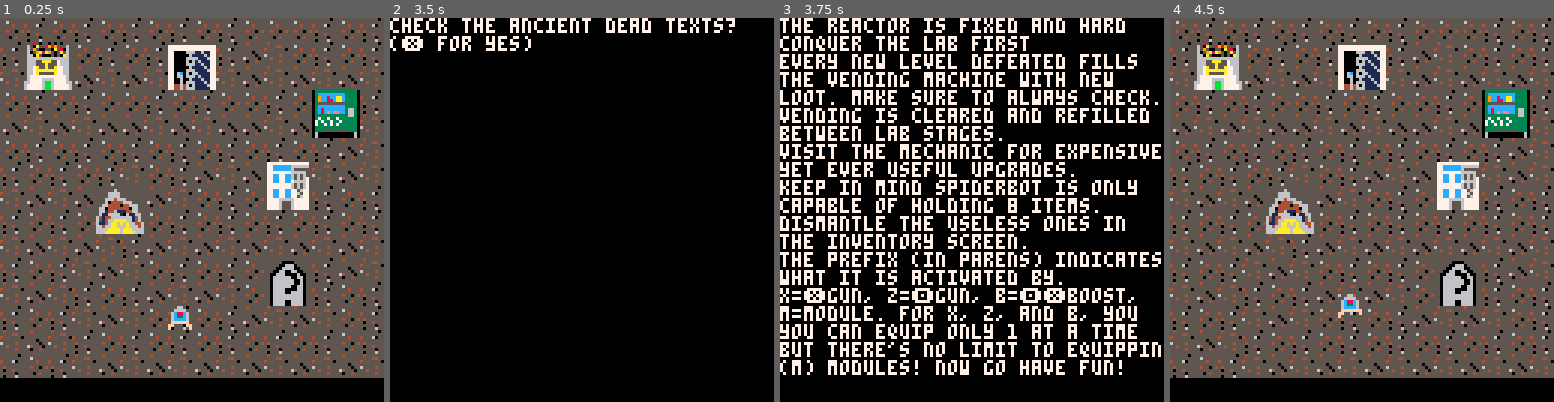
Above: before the commit, frames 1-4 (left to right).
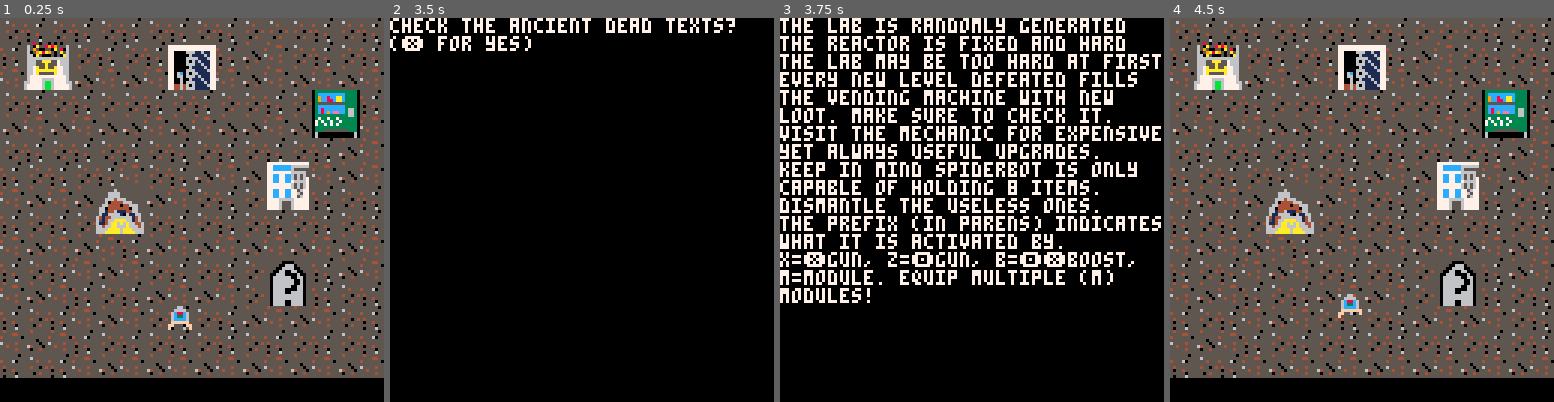
Above: after the commit, the same moments.

Repository: ash2q/escape_this
Game: PICO-8 cartridge escape_this.p8
The game is run twice, just before and just after one commit, with the same random seed, the same clock (stepped at 60 frames per second) and the same inputs.
Inputs:
- Up to frame 1 (0.25 s): no input
- Up to frame 2 (3.5 s): tap X (X key) at 0.33, 0.7, 1.43, 2.58, 3.1 s; tap O (Z key) at 1.07, 1.8, 2.43, 3.07 s; hold Right 2.33-3.33 s; hold Right from 3.38 s (still down)
- Up to frame 3 (3.75 s): keep holding Right; tap X (X key) at 3.62 s; tap O (Z key) at 3.7 s
- Up to frame 4 (4.5 s): tap X (X key) at 4.13 s; release Right at 4.22 s; hold Up from 4.27 s (still down); tap O (Z key) at 4.33 s

Frames 1-2 are identical in both runs. In frame 3, 25% of the frame differs, in the area x 0-100%, y 0-93%; in frame 4, nothing differs.

Commit message:
Add texas gun, add various sfx, make vending random per lab stage

Diff:
--- a/escape_this.p8
+++ b/escape_this.p8
@@ -25,6 +25,13 @@
 		end
 	end
 	return false
+end
+function sh_copy(t)
+	c={}
+	for k,v in pairs(t) do
+		c[k]=v
+	end
+	return c
 end
 
 item_type={
@@ -43,13 +50,13 @@
 blink_spec={}
 
 common_chip_range=
-		{5,20}
+		{2,10}
 uncommon_chip_range=
+		{4,15}
+rare_chip_range=
 		{10,30}
-rare_chip_range=
-		{25,80}
 exotic_chip_range=
-		{50,120}
+		{40,80}
 --note: this table is indexed
 --for determining rarity chip
 --rate for dismantling
@@ -173,8 +180,11 @@
 beam_gun={}
 simple_chain_gun={}
 double_chain_gun={}
+texas_chain_gun={}
 x_gun={}
 z_gun={}
+
+
 
 function init_guns()
 	beam_gun={
@@ -211,7 +221,28 @@
 		base_cost=40,
 		rarity=1
 	}
-	double_chain_gun={
+	texas_chain_gun={
+		lbl=60,
+		charge=0,
+		--each projectile increases
+		--sb_heat by this amount
+		heat_rate=30.0,
+		cool_rate=1.0,
+		dmg=20,
+		rate=10,
+		shoot=shoot_big_chain,
+		shoot_heated=shoot_big_heated_chain,
+		name="(x) texas chain gun",
+		desc=
+"a ridiculously large caliber\n"..
+"gun. slow fire rate, big damage.\n",
+		stype=item_type.x_gun,
+		pickup=nop,
+		drop=nop,
+		base_cost=20,
+		rarity=2
+	}
+		double_chain_gun={
 		lbl=53,
 		charge=0,
 		--each projectile increases
@@ -348,12 +379,14 @@
 	init_locations()
 	init_shops()
 	init_lab()
+	init_loot_pool()
 	sb_health=sb_max_health
 	reset_sb()
 	equip(simple_chain_gun)
 	equip(double_chain_gun)
 	equip(blink_spec)
 	equip(dev_mode_mod)
+	fill_vending()
 	--make it so beginning equip
 	--sfx do not play
 	sfx(-1)
@@ -471,11 +504,12 @@
 		current_mode=game_over_mode
 	end
 	if is_stage_empty() then
+		fill_vending()
 		prompt_msg_fn=function()
 			print("stage "..stage_name..
 			" complete!\n"..
-				"❎ to continue\n"..
-				"🅾️ to return to map")
+"❎ to check loot and continue\n"..
+"🅾️ to return to map")
 			end
 		goto_prompt(next_stage,
 			stage_exit)
@@ -513,12 +547,9 @@
 		y=12
 		y=print_pocket(y)
 		color(7)
-		stage="l-"
-		if in_reactor then
-			stage="r-"..reactor_depth
-		end
+		stage=stage_name
 		total_time=end_time-begin_time
-		print("stage: "..
+		print("last stage: "..
 			stage..
 			", time: "..flr(total_time)..
 			"s",0,y)
@@ -815,20 +846,16 @@
 
 	print("x"..extra_lives,105,2,7)
 	draw_boost_hud()
-	rectfill(115,1,126,6,8)
+
 
 	--currency
 	rectfill(60,1,60+20,6,0)
 	spr(54,60,1)
 	print(""..sb_currency,69,2,7)
 
-
-	if in_reactor then
-		print("r-"..reactor_depth,
-				116,2,7)
-	else
-	 --todo when lab
-	end
+	--stage name
+	rectfill(115,1,126,6,0)
+	print(stage_name, 116,2,7)
 end
 
 function draw_gun_hud(offset,gun)
@@ -1235,9 +1262,20 @@
 function draw_bullets()
 	for b in all(bullets) do
 		if b.sprite<0 then
-			pset(b.x,b.y,abs(b.sprite))
+			if b.size==1 then
+				pset(b.x,b.y,abs(b.sprite))
+			else
+				rectfill(
+					b.x,
+					b.y,
+					b.x+b.size,
+					b.y+b.size,
+					abs(b.sprite))
+			end
 		else
-		 --spr(b.x,b.y,b.sprite)
+			--convert to float
+			sz=flr(b.size*8)
+		 spr(b.x,b.y,b.sprite,sz,sz)
 		end
 	end
 end
@@ -1305,7 +1343,17 @@
 	y=sb_y-4
 	dmg=x_gun.spec.dmg
 	blt=blt_straight(x1,y,dmg)
-	blt.speed=1.5
+	blt.speed=2.0
+	add(bullets,blt)
+	sfx(1,-1,0,6)
+end
+function shoot_big_chain()
+	x1=sb_x
+	--undo draw centering
+	y=sb_y-4
+	dmg=x_gun.spec.dmg
+	blt=blt_big_straight(x1,y,dmg)
+	blt.speed=1.2
 	add(bullets,blt)
 	sfx(1,-1,0,6)
 end
@@ -1317,14 +1365,28 @@
 	dmg=x_gun.spec.dmg
 	blt=blt_heated_straight(x1,y,
 		dmg)
-	blt.speed=1.5
+	blt.speed=2.0
 	add(bullets,blt)
+	sfx(1,-1,0,6)
+end
+
+function shoot_big_heated_chain()
+	x1=sb_x
+	--undo draw centering
+	y=sb_y-4
+	dmg=x_gun.spec.dmg
+	blt=blt_big_heated_straight(x1,y,
+		dmg)
+	blt.speed=1.2
+	add(bullets,blt)
+	sfx(1,-1,0,6)
 end
 
 function blt_straight(x,y,dmg)
 	blt={}
 	blt.x=x
 	blt.y=y
+	blt.size=1
 	blt.xend=x
 	blt.yend=0
 	blt.size=1
@@ -1347,6 +1409,18 @@
 	return blt
 end
 
+function blt_big_straight(x,y,dmg)
+	blt=blt_straight(x,y,dmg)
+	blt.size=2
+	return blt
+end
+function blt_big_heated_straight(x,y,dmg)
+	blt=blt_straight(x,y,dmg)
+	blt.sprite=-8
+	blt.size=2
+	return blt
+end
+
 function blt_line(x,y,dmg)
 	--get default
 	blt=blt_straight(x,y,dmg)
@@ -1368,8 +1442,9 @@
 	--defaults to 8x8
 	w=w or 8
 	h=h or 8
-	if not check_col(b.x,b.y,1,1,
-			x2,y2,w,h) then
+	if not check_col(b.x,b.y,
+			b.size,b.size,x2,y2,w,h)
+	 then
 		return false
 	end
 	return true
@@ -1626,9 +1701,11 @@
 
 --the reactor contains fixed
 --stages
+in_stage=false
+loot_pool={}
 
 function init_loot_pool()
-	add_loot(single_chain_gun,
+	add_loot(simple_chain_gun,
 			0.4)
 	add_loot(double_chain_gun,
 			0.2)
@@ -1640,21 +1717,51 @@
 			0.2)
 end
 
+--bias = vending rarity
+--will try to tilt the odds
+--to this rarity level
 function pick_loot(bias)
-
+	pool=loot_pool
+	p={}
+	while #p==0 do
+		p=pick_rnd_loots(bias,pool)
+	end
+	while #p!=1 do
+		tmp=pick_rnd_loots(bias,p)
+		if #tmp!=0 then
+			p=tmp
+		end
+	end
+	return p[1]
+end
+
+function pick_rnd_loots(bias,
+		pool)
+	bias_mul=1.5
+	np={}
+	for l in all(pool) do
+		r=l.r
+		if l.i.rarity==bias then
+			r*=r
+		end
+		if r<rnd() then
+			add(np,l)
+		end
+	end
+	return np
 end
 
 function add_loot(item,rate)
 	l={
-		item=item,
-		rate=rate
+		i=item,
+		r=rate
 	}
 	add(loot_pool,l)
 end
 
 
 
-stage_name=""
+stage_name=nil
 
 lab_stage_gens={}
 function init_lab()
@@ -1674,7 +1782,12 @@
 	add(pool,spawn_wall)
 	add(pool,spawn_wall)
 	add(pool,spawn_flier)
-	gen_stage(0.05,pool,nop)
+	o={
+		rate=0.05,
+		min=2,
+		max=5
+	}
+	gen_stage(o,pool,nop)
 end
 function lab_gen2(d)
 	pool={}
@@ -1683,15 +1796,26 @@
 	add(pool,spawn_wall)
 	add(pool,spawn_wall)
 	add(pool,spawn_flier)
-	gen_stage(0.1,pool,nop)
-end
+	o={
+		rate=0.1,
+		min=5,
+		max=10
+	}
+	gen_stage(o,pool,nop)
+end
+
 function lab_gen_x(d)
 	pool={}
 	add(pool,spawn_spitter)
 	add(pool,spawn_wall)
 	add(pool,spawn_wall)
 	add(pool,spawn_flier)
-	gen_stage(0.3,pool,nop)
+	o={
+		rate=0.3,
+		min=15,
+		max=30
+	}
+	gen_stage(o,pool,nop)
 end
 
 lab_depth=1
@@ -1699,6 +1823,7 @@
 function enter_lab()
 	stage_name="l-"..lab_depth
 	in_lab=true
+	in_stage=true
 	reset_sb()
 	current_mode=stage_mode
 	gen=nil
@@ -1717,24 +1842,43 @@
 --rate=rnd % for enemy spawn
 --pool=pool of enemies
 --en_mod=enemy mod function
-function gen_stage(rate,
+function gen_stage(opt,
 		pool,en_mod)
 	--we make a grid of an odd
 	--number so that there is more
 	--room for collision detect
 	--errors
-	for x=1,14 do
-		for y=2,7 do
-			if rate>rnd() then
-				--spawn enemy
-				i=flr(rnd(#pool))
-				i+=1 --1-based offsetting
-				spawn=pool[i]
-				e=spawn(x*9,y*9)
-				en_mod(e)
+	while true do
+		enemies={}
+		for x=1,14 do
+			for y=2,7 do
+				if opt.rate>rnd() then
+					--spawn enemy
+					i=flr(rnd(#pool))
+					i+=1 --1-based offsetting
+					spawn=pool[i]
+					e=spawn(x*9,y*9)
+					en_mod(e)
+				end
 			end
 		end
-	end
+		--check min and max
+		 c=e_count_no_walls()
+		 --printh(c)
+		 if c<=opt.max and
+		 		c>=opt.min then
+		 	return
+		 end
+	end
+end
+function e_count_no_walls()
+	c=0
+	for e in all(enemies) do
+		if e.spec!=e_spec_wall then
+			c+=1
+		end
+	end
+	return c
 end
 
 function gen_rnd_walls()
@@ -1763,6 +1907,7 @@
 
 function enter_reactor()
 	in_reactor=true
+	in_stage=true
 	stage_name="r-"..reactor_depth
 	reset_sb()
 	current_mode=stage_mode
@@ -1841,25 +1986,20 @@
 	prompt_msg=
 "the lab is randomly generated\n"..
 "the reactor is fixed and hard\n"..
-"conquer the lab first\n"..
+"the lab may be too hard at first.\n"..
 "every new level defeated fills\n"..
 "the vending machine with new\n"..
-"loot. make sure to always check.\n"..
-"vending is cleared and refilled\n"..
-"between lab stages.\n"..
+"loot. make sure to check it.\n"..
 "visit the mechanic for expensive\n"..
-"yet ever useful upgrades.\n"..
+"yet always useful upgrades.\n"..
 "keep in mind spiderbot is only\n"..
 "capable of holding 8 items.\n"..
-"dismantle the useless ones in\n"..
-"the inventory screen.\n"..
+"dismantle the useless ones.\n"..
 "the prefix (in parens) indicates\n"..
 "what it is activated by.\n"..
 "x=❎gun, z=🅾️gun, b=🅾️❎boost,\n"..
-"m=module. for x, z, and b, you \n"..
-"you can equip only 1 at a time\n"..
-"but there's no limit to equipping\n"..
-"(m) modules! now go have fun!"
+"m=module. equip multiple (m) \n"..
+"modules!"
 	prompt_msg_fn=function()
 		print(prompt_msg)
 	end
@@ -1950,20 +2090,27 @@
 
 
 function next_stage()
+	in_prompt=false
 	if in_reactor then
+	--later add fixed loot system
 		reactor_depth+=1
 		reset_stage()
 		enter_reactor()
 	else
 		lab_depth+=1
-		enter_lab()
+		human_reset=false
+		in_stage=true
+		enter_vending()
 	end
 end
 function stage_exit()
+	in_stage=false
 	if in_reactor then
+		in_reactor=false
 		reactor_depth+=1
 		back_to_map()
 	else
+		in_lab=false
 		lab_depth+=1
 		back_to_map()
 	end
@@ -1975,7 +2122,8 @@
 function init_shops()
 	mechanic_pocket={
 		radiator_mod,
-		simple_chain_gun
+		simple_chain_gun,
+		texas_chain_gun
 	}
 
 end
@@ -1987,18 +2135,32 @@
 "now with 50% more randomness"
 	shop_pocket=vending_pocket
 	in_prompt=false
+	shop_cost_mul=0.2
+	shop_line=1
 	current_mode=shop_mode
 end
 
 
 
 function fill_vending()
+	vending_pocket={}
 	if lab_depth==1 then
-
+		l=pick_loot(0)
+		add(vending_pocket,l.i)
 	elseif lab_depth<=5 then
-
+		l1=pick_loot(0)
+		l2=pick_loot(1)
+		add(vending_pocket,l1.i)
+		add(vending_pocket,l2.i)
 	else
-
+		l1=pick_loot(0)
+		l2=pick_loot(1)
+		l3=pick_loot(2)
+		l4=pick_loot(2)
+		add(vending_pocket,l1.i)
+		add(vending_pocket,l2.i)
+		add(vending_pocket,l3.i)
+		add(vending_pocket,l4.i)
 	end
 end
 
@@ -2009,6 +2171,8 @@
 "the mechanic bot watches you"
 	shop_pocket=mechanic_pocket
 	in_prompt=false
+	shop_cost_mul=1.0
+	shop_line=1
 	current_mode=shop_mode
 end
 
@@ -2043,6 +2207,7 @@
 	y=24
 	lines={}
 	for g in all(shop_pocket) do
+		assert(g != nil)
 		c=7
 		add(lines,{
 			y=y,
@@ -2059,6 +2224,7 @@
 		y+=10
 	end
 	rect(0,103,127,127,7)
+	printh(shop_line)
 	item=lines[shop_line].i
 	print(item.desc,2,105,7)
 	shop_navigate(lines)
@@ -2067,7 +2233,7 @@
 
 function shop_cost(base)
 		cost=base*shop_cost_mul
-		return cost
+		return flr(cost)
 end
 
 function shop_navigate(lines)
@@ -2105,9 +2271,15 @@
 	if btn(5) and not shop_pressed
 		then
 		shop_pressed=true
-		sb_currency-=shop_cost(
-				item.base_cost)
-		equip(item)
+		cost=shop_cost(item.base_cost)
+		if sb_currency>=cost and
+				not contains(sb_pocket,item)
+			then
+			sb_currency-=cost
+			equip(item)
+		else
+			sfx(5)
+		end
 	end
 	--inventory
 	if btn(4) and not shop_pressed
@@ -2121,8 +2293,16 @@
 		then
 		sfx(8)
 		shop_pressed=true
-		current_mode=map_mode
-		in_prompt=false
+		if in_stage then
+			if in_reactor then
+				enter_reactor()
+			else
+				enter_lab()
+			end
+		else
+			current_mode=map_mode
+		end
+			in_prompt=false
 		shop_pocket={}
 	end
 	if btn()==0 then
@@ -2133,8 +2313,8 @@
 
 
 function print_shop_item(g,x,y,cost,c)
-		print("["..cost.."] ",x,y+2,10)
-		print(g.name,x+16,y+2,c)
+		print("["..cost.."]  ",x,y+2,10)
+		print(g.name,x+24,y+2,c)
 		spr(g.lbl, x-10,y)
 		y+=8
 end
@@ -2163,14 +2343,14 @@
 0ffffff00ffffffffffffffffffffff0000000000058850005899850089aa98000588500000550000005500000099000008998000055550050c11c0550800805
 ff0000ffff00000ff000000ff00000ff00000000000550000058850000899800000550000000000000000000000000000008800000055000500cc00550888805
 f000000ff0000000000000000000000f000000000000000000055000000880000000000000000000000000000000000000000000000000005555555555555555
-55555555000000005555555555555555555555555555555500000000000066600000666000006660000066606666666600000000000000000000000000000000
-5006600500000000500bb00550099005500220055000500505555500000655600006556900065568000655606555555600000000000000000000000000000000
-5667766570000000500bb00550099005500220055066600505555500006555600065556900655568006555686500005600000000000000000000000000000000
-56788765770000005bbbbbb559999995522222255065000505555500065599600655996006559960065599606500005600000000000000000000000000000000
-56708765777000005bbbbbb55999999552222225500050050a0a0a00065599600655996006559960065599606500005600000000000000000000000000000000
-5667766577000000500bb0055009900550022005506660050a0a0a00006555600065556900655568006555686500005600000000000000000000000000000000
-5006600570000000500bb00550099005500220055065000500000000000655600006556900065568000655606555555600000000000000000000000000000000
-55555555000000005555555555555555555555555555555500000000000066600000666000006660000066606666666600000000000000000000000000000000
+55555555000000005555555555555555555555555555555500000000000066600000666000006660000066606666666655555555000000000000000000000000
+5006600500000000500bb00550099005500220055000500505555500000655600006556900065568000655606555555650000505000000000000000000000000
+5667766570000000500bb00550099005500220055066600505555500006555600065556900655568006555686500005656666605000000000000000000000000
+56788765770000005bbbbbb559999995522222255065000505555500065599600655996006559960065599606500005656666605000000000000000000000000
+56708765777000005bbbbbb55999999552222225500050050a0a0a00065599600655996006559960065599606500005654450005000000000000000000000000
+5667766577000000500bb0055009900550022005506660050a0a0a00006555600065556900655568006555686500005654450005000000000000000000000000
+5006600570000000500bb00550099005500220055065000500000000000655600006556900065568000655606555555654400005000000000000000000000000
+55555555000000005555555555555555555555555555555500000000000066600000666000006660000066606666666655555555000000000000000000000000
 55585055050505555777777777777775033333333333333055555555555555555555555555555555555555555555550555555555555555550000000000000000
 5650a55898955565577cccccc666666503ccccccccc3333077777777777777775555556555555555556555555555555555555500005555550000000000000000
 5659500550a58065577cccccc6555555039cc8ccaac3333077777777777777775555666655555555555545554555605555555006660555550000000000000000
